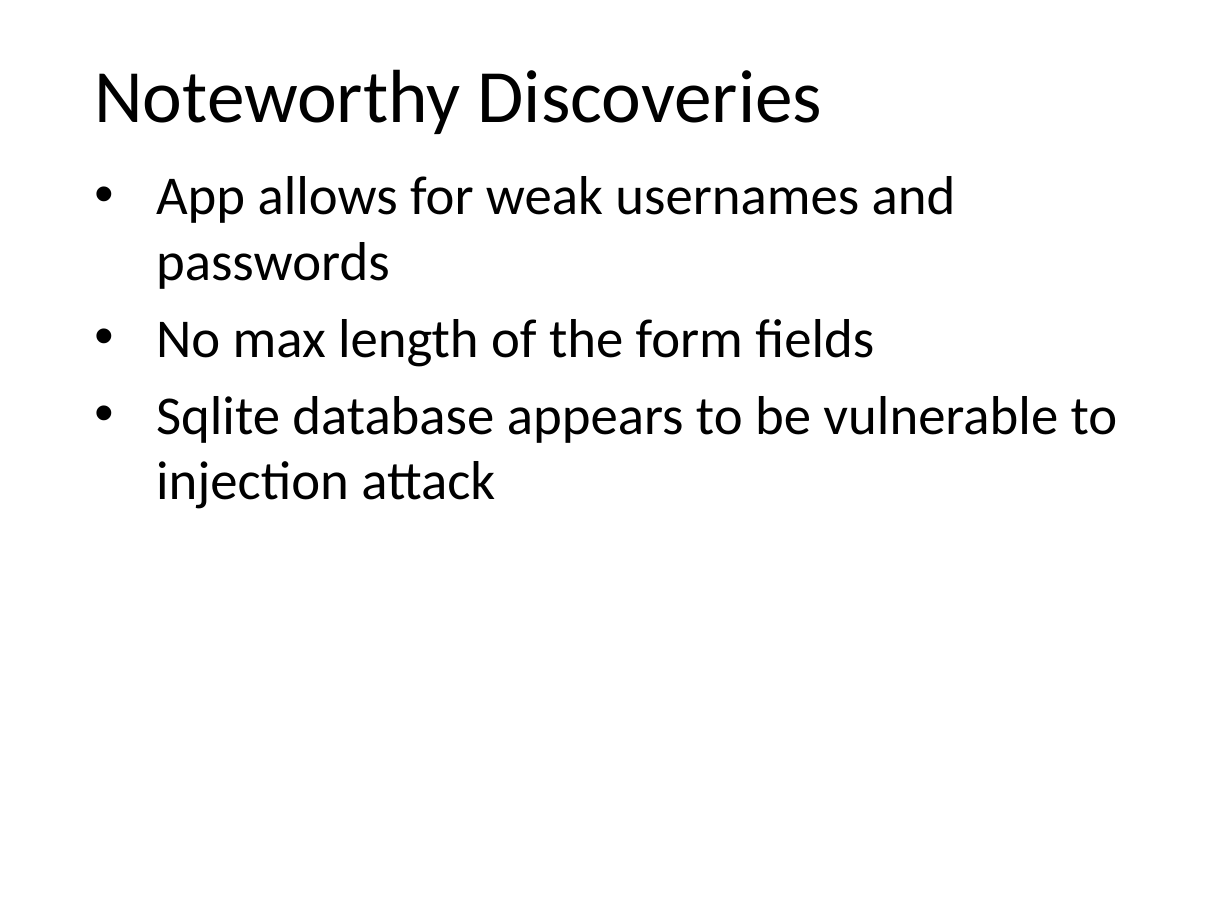
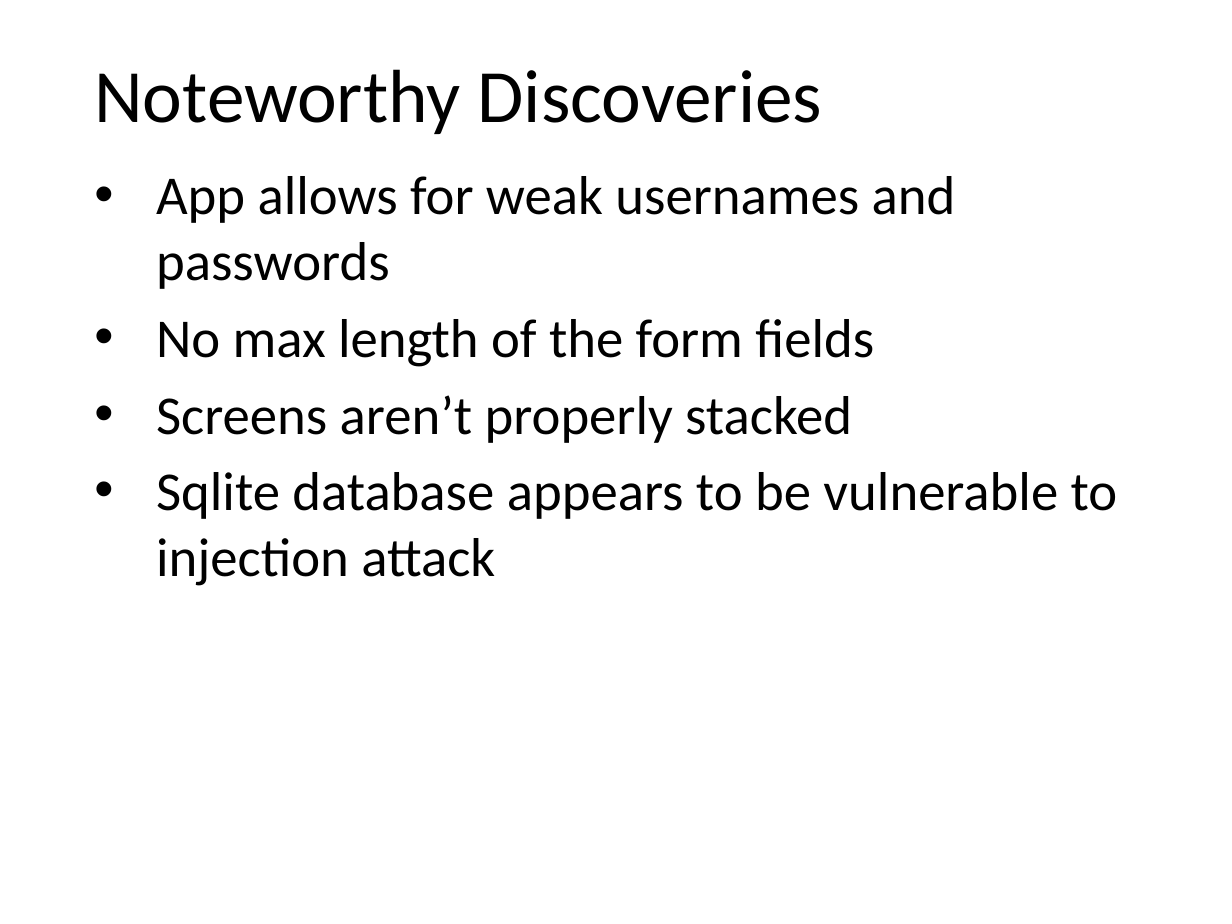
Before and after one commit to otboss/Mobile-Application-Tech-Year-3-Semester-2, a slide deck: slide 8 of SWEN3165/Presentation/Menu Tingz Testing Report.pptx. Drawn at 1232x924 pixels with LibreOffice and Linux fonts; fonts in the diff are those of the drawing; background and template pictures are left out. Boxes give left, top, right and bottom in pixels: in the first picture for what was removed or moved away, otherwise in the second. Text is boxed around its words. In the diff, an @@ line names an element or a change of style, - is before the commit and + after.

```diff
--- a/SWEN3165/Presentation/Menu Tingz Testing Report.pptx
+++ b/SWEN3165/Presentation/Menu Tingz Testing Report.pptx
@@ subtitle at [156,395,852,443]: paragraph added @@
+• Screens aren’t properly stacked
```
Also in this commit, not shown: 16 other files.
